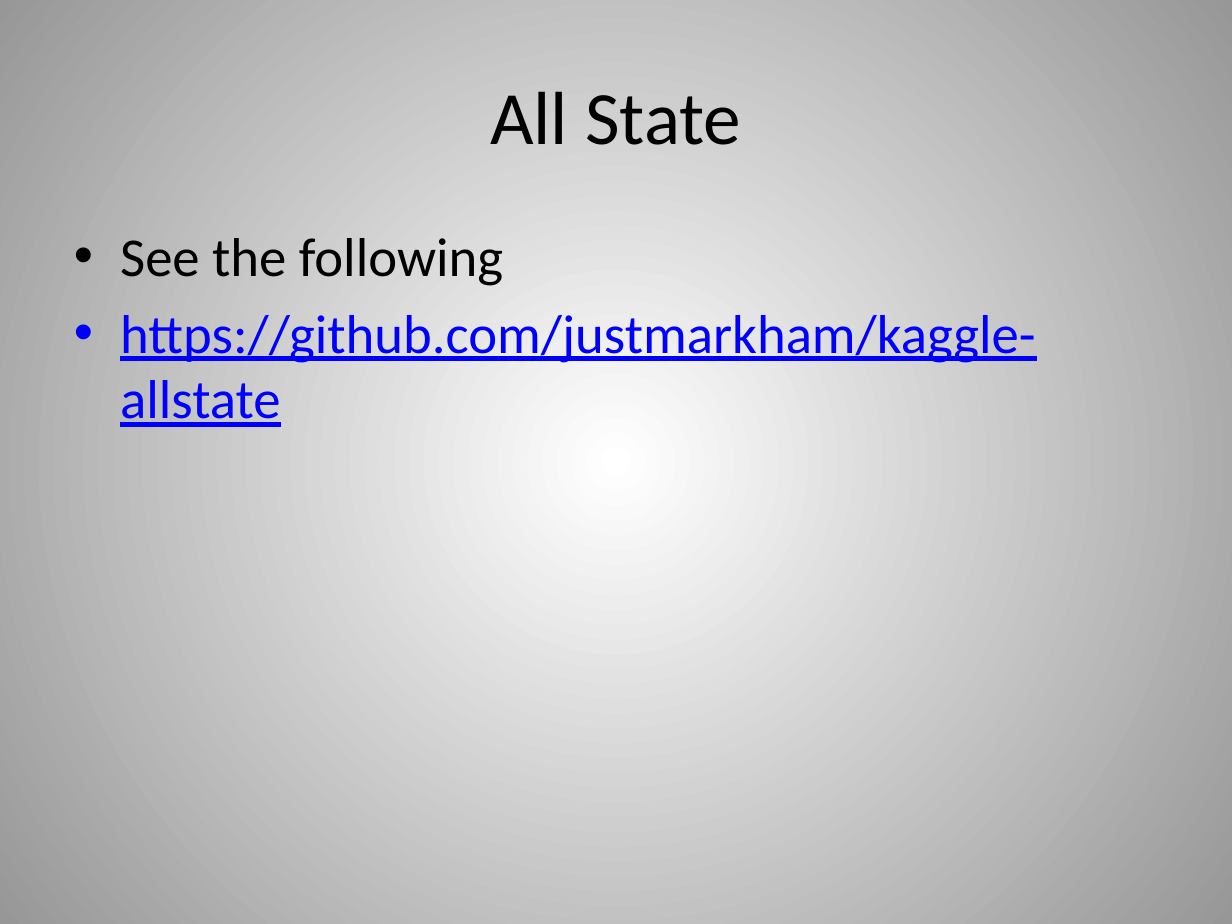
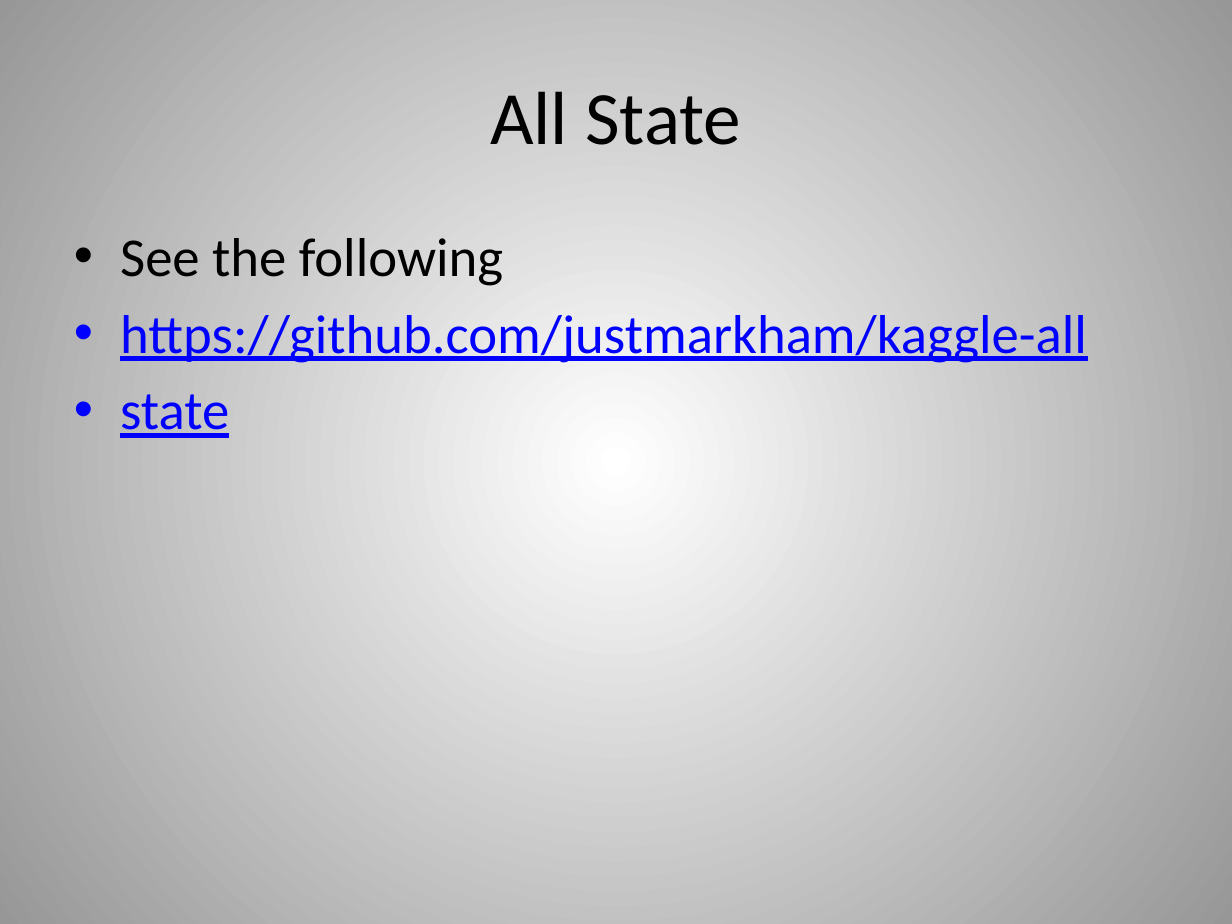
Before and after one commit to jkuruzovich/MGMT6963, a slide deck: slide 29 of presentations/7_cases_data.pptx. Drawn at 1232x924 pixels with LibreOffice and Linux fonts; fonts in the diff are those of the drawing. Boxes give left, top, right and bottom in pixels: in the first picture for what was removed or moved away, otherwise in the second. Text is boxed around its words. In the diff, an @@ line names an element or a change of style, - is before the commit and + after.

Commit message:
ll:wq ::

```diff
--- a/presentations/7_cases_data.pptx
+++ b/presentations/7_cases_data.pptx
@@ text at (120, 307, 1087, 438): text changed @@
-• https://github.com/justmarkham/kaggle-allstate
+• https://github.com/justmarkham/kaggle-all
+• state
```
